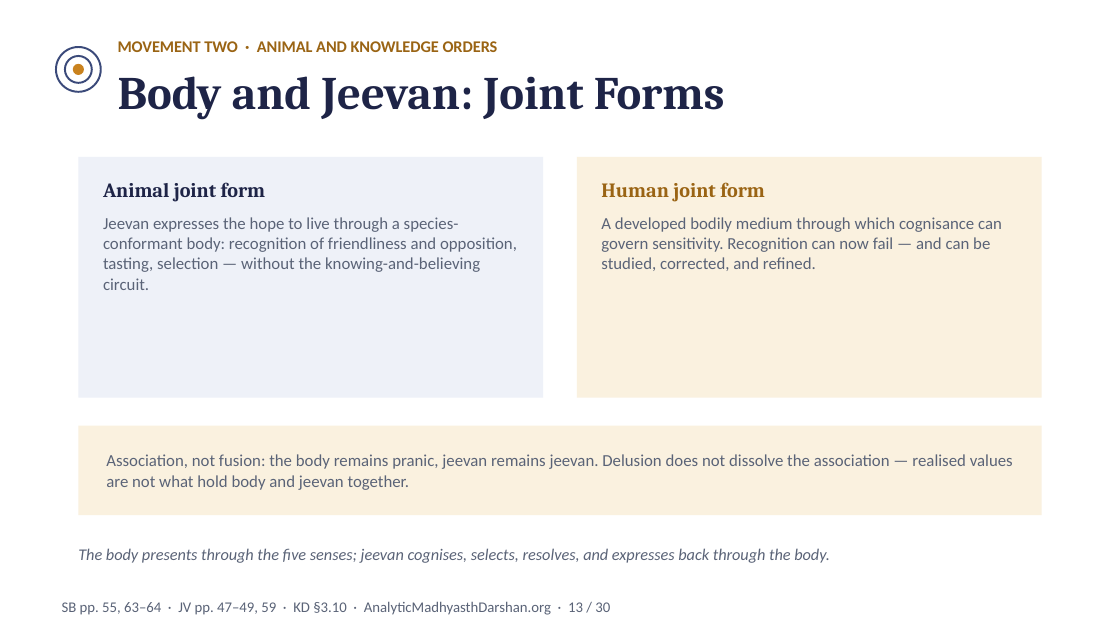
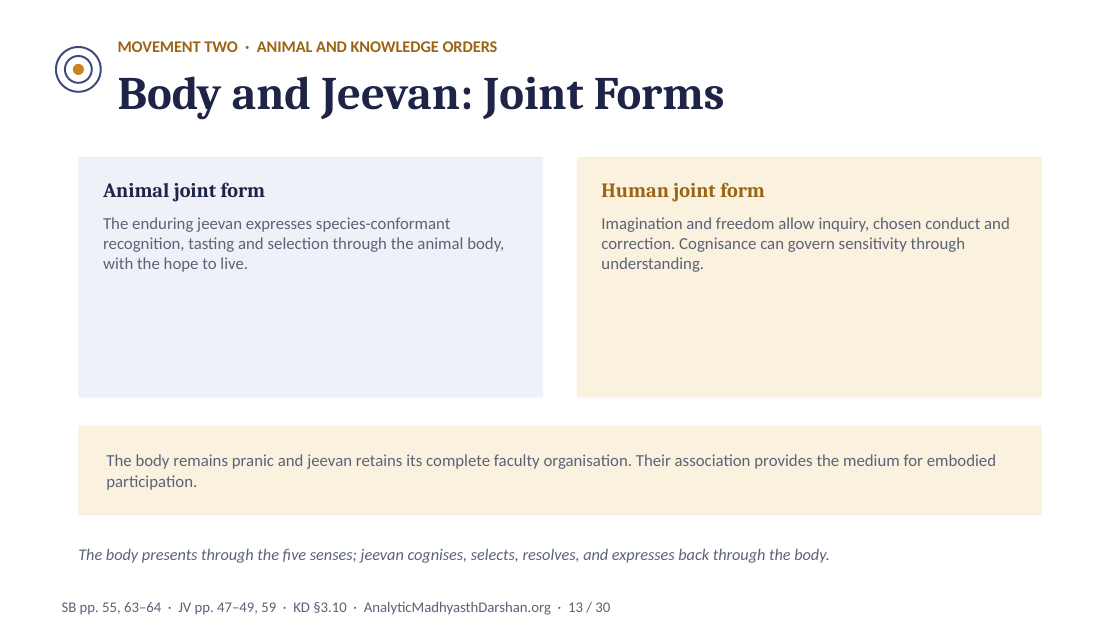
Before and after one commit to raghavamohan/AnalyticMadhyasthDarshan, a slide deck: slide 13 of Studies/A-State-Dynamic-Model-Of-Coexistence/A-State-Dynamic-Model-Of-Coexistence-Madhyasth-Darshan.pptx. Drawn at 1120x630 pixels with LibreOffice and Linux fonts; fonts in the diff are those of the drawing. Boxes give left, top, right and bottom in pixels: in the first picture for what was removed or moved away, otherwise in the second. Text is boxed around its words. In the diff, an @@ line names an element or a change of style, - is before the commit and + after.

Commit message:
Integrate Jeevan, values and awakened tradition into state-dynamic synthesis

```diff
--- a/Studies/A-State-Dynamic-Model-Of-Coexistence/A-State-Dynamic-Model-Of-Coexistence-Madhyasth-Darshan.pptx
+++ b/Studies/A-State-Dynamic-Model-Of-Coexistence/A-State-Dynamic-Model-Of-Coexistence-Madhyasth-Darshan.pptx
@@ text at (103,217,504,272): text changed @@
-Jeevan expresses the hope to live through a species-conformant body: recognition of friendliness and opposition, tasting, selection — without the knowing-and-believing circuit.
+The enduring jeevan expresses species-conformant recognition, tasting and selection through the animal body, with the hope to live.
@@ text at (601,217,1010,272): text changed @@
-A developed bodily medium through which cognisance can govern sensitivity. Recognition can now fail — and can be studied, corrected, and refined.
+Imagination and freedom allow inquiry, chosen conduct and correction. Cognisance can govern sensitivity through understanding.
@@ text at (106,454,996,490): text changed @@
-Association, not fusion: the body remains pranic, jeevan remains jeevan. Delusion does not dissolve the association — realised values are not what hold body and jeevan together.
+The body remains pranic and jeevan retains its complete faculty organisation. Their association provides the medium for embodied participation.
```
Also in this commit, not shown: 26 other slides changed, 1 slide added, 1 slide removed, 30 other files.
